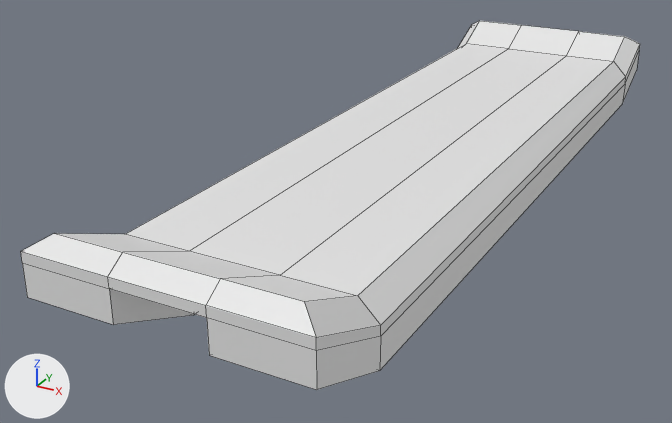
The Blender file RailRiderBlender/Board/board.blend: old version first, new version second.
Before and after are seen from a camera (50 mm lens) standing at (0.385, -0.919, 0.359) and looking at (-0.077, -0.078, -0.061). Lighting does not change. The marker at lower left points along +X, +Y and +Z. Mesh edges are drawn as thin lines.

Names of what the first picture shows: 'Board'.
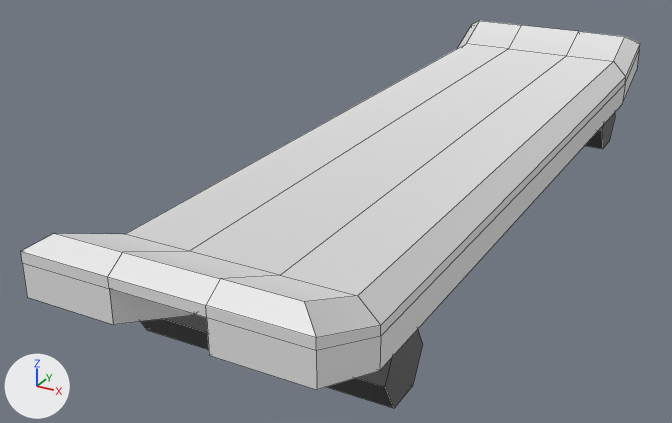
The newer file is also turned or shifted as a whole; pictures and numbers use the older file's frame.

The change in detail:
Material 'Board' (mat_board) is new.
Its base color is (0.8, 0.8, 0.8) (white #e7e7e7).
Material 'Wheels' (mat_wheels) is new.
Its base color is (0.0607, 0.0607, 0.0607) (dark grey #464646).
me_cube is used by ob_board; location (0.0, 0.0, 0.0).
me_cube had 60 vertices, 58 faces and spanned x -0.129..0.129, y -0.479..0.456, z -0.03..0.061.
me_cube now has 84 vertices, 74 faces and spans x -0.129..0.129, y -0.479..0.456, z -0.086..0.061.
me_cube part 1: a new loose piece, a 6-sided cylinder along x spanning x -0.126..0.126, y 0.288..0.36, z -0.072..-0.01, in mat_wheels (dark grey #464646).
me_cube part 2: a new loose piece, a 6-sided cylinder along x spanning x -0.126..0.126, y -0.369..-0.297, z -0.086..-0.024, in mat_wheels (dark grey #464646).
me_cube part 3: 58 kept faces spanning x -0.129..0.129, y -0.479..0.456, z -0.03..0.061 are now shaded smooth.
me_cube now uses material mat_board (white #e7e7e7).
me_cube now uses material mat_wheels (dark grey #464646).

Pixel boxes [x1, y1, x2, y2] of what changed, in the pictures (672 x 423 px):
'Board', reshaped: before [21, 21, 640, 390]; after [21, 21, 640, 408]
part 1 of me_cube, added: after [585, 113, 615, 149]
part 2 of me_cube, added: after [141, 314, 423, 408]
part 3 of me_cube, shading changed: [128, 107, 618, 388] in both
